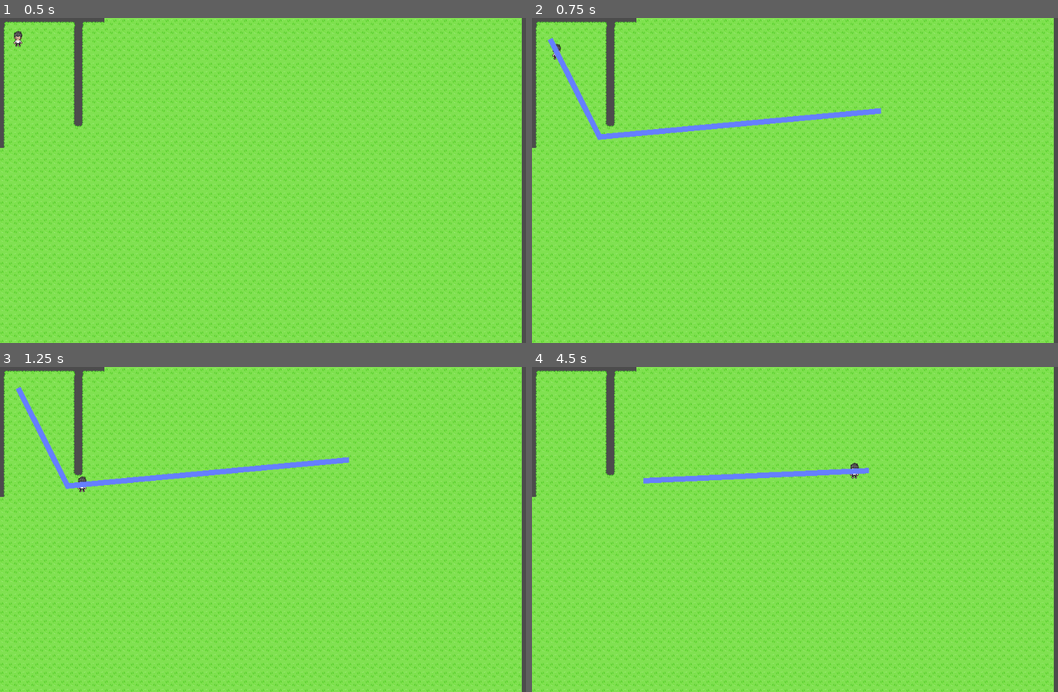
Above: before the commit, frames 1-4 (two rows, left to right).
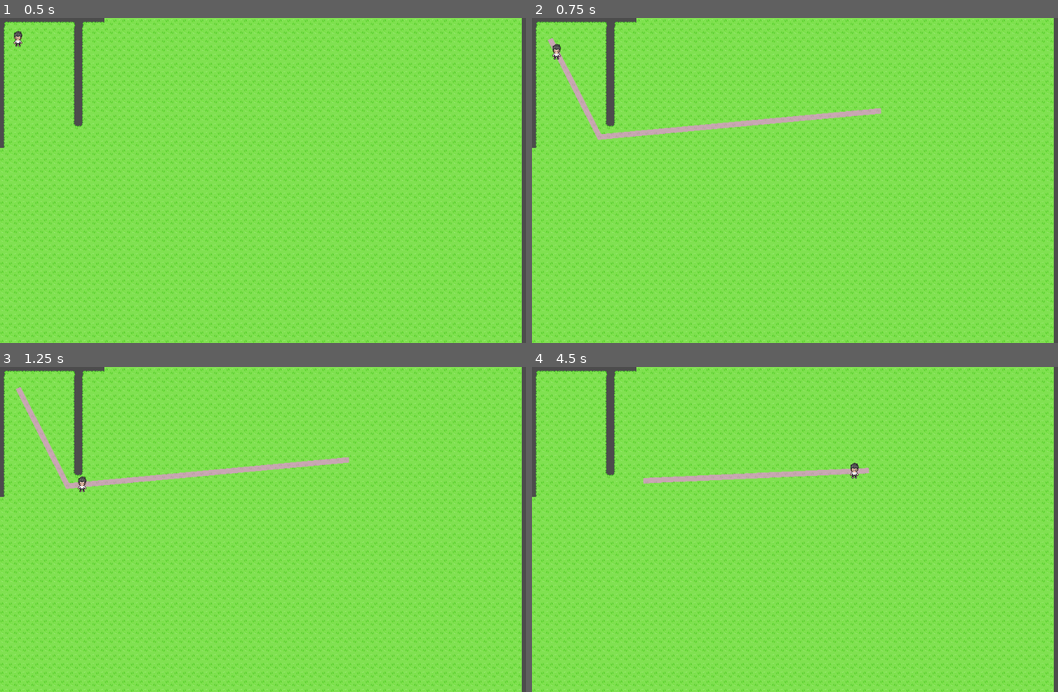
Above: after the commit, the same moments.

Repository: VatShiba/godot-simple-navigation2d
Game: Godot game, scene res://Game.tscn
The game is run twice, just before and just after one commit, with the same random seed, the same clock (stepped at 60 frames per second) and the same inputs.
Inputs (mouse positions are in pixels of both pictures, inside the frame that each line leads up to):
- Up to frame 1 (0.5 s): no input
- Up to frame 2 (0.75 s): tap Enter at 0.5 s; move the mouse to (931, 164) at 0.52 s; click (931, 164) at 0.67 s
- Up to frame 3 (1.25 s): no input
- Up to frame 4 (4.5 s): tap Space at 1.25, 4.25 s; move the mouse to (700, 545) at 1.27 s; click (700, 545) at 1.42 s; tap Enter at 2 s; move the mouse to (863, 458) at 2.02 s; click (863, 458) at 2.17 s; move the mouse to (784, 594) at 2.77 s; click (784, 594) at 2.92 s; move the mouse to (979, 578) at 3.52 s; click (979, 578) at 3.67 s; move the mouse to (642, 480) at 4.27 s; click (642, 480) at 4.42 s

Frame 1 is identical in both runs. In frame 2, 1.3% of the frame differs, in the area x 3-67%, y 6-38%; in frame 3, 1.3%; in frame 4, 0.8%.

Commit message:
[ADD] snapshot [EDIT] game config

Diff:
--- a/Game.tscn
+++ b/Game.tscn
@@ -72,11 +72,12 @@
 [node name="NavigationPolygonInstance" type="NavigationPolygonInstance" parent="Navigation2D"]
 navpoly = SubResource( 3 )
 
+[node name="Line2D" type="Line2D" parent="."]
+default_color = Color( 1, 0.482353, 0.988235, 0.568627 )
+
 [node name="Character" type="Sprite" parent="."]
 position = Vector2( 33.3731, 38.6704 )
 texture = ExtResource( 1 )
 vframes = 4
 hframes = 4
 script = ExtResource( 4 )
-
-[node name="Line2D" type="Line2D" parent="."]
--- a/project.godot
+++ b/project.godot
@@ -15,7 +15,7 @@
 
 [application]
 
-config/name="navigation-test"
+config/name="godot-simple-navigation2d"
 run/main_scene="res://Game.tscn"
 config/icon="res://icon.png"
 
Binary file added: screenshots/snapshot.gif
